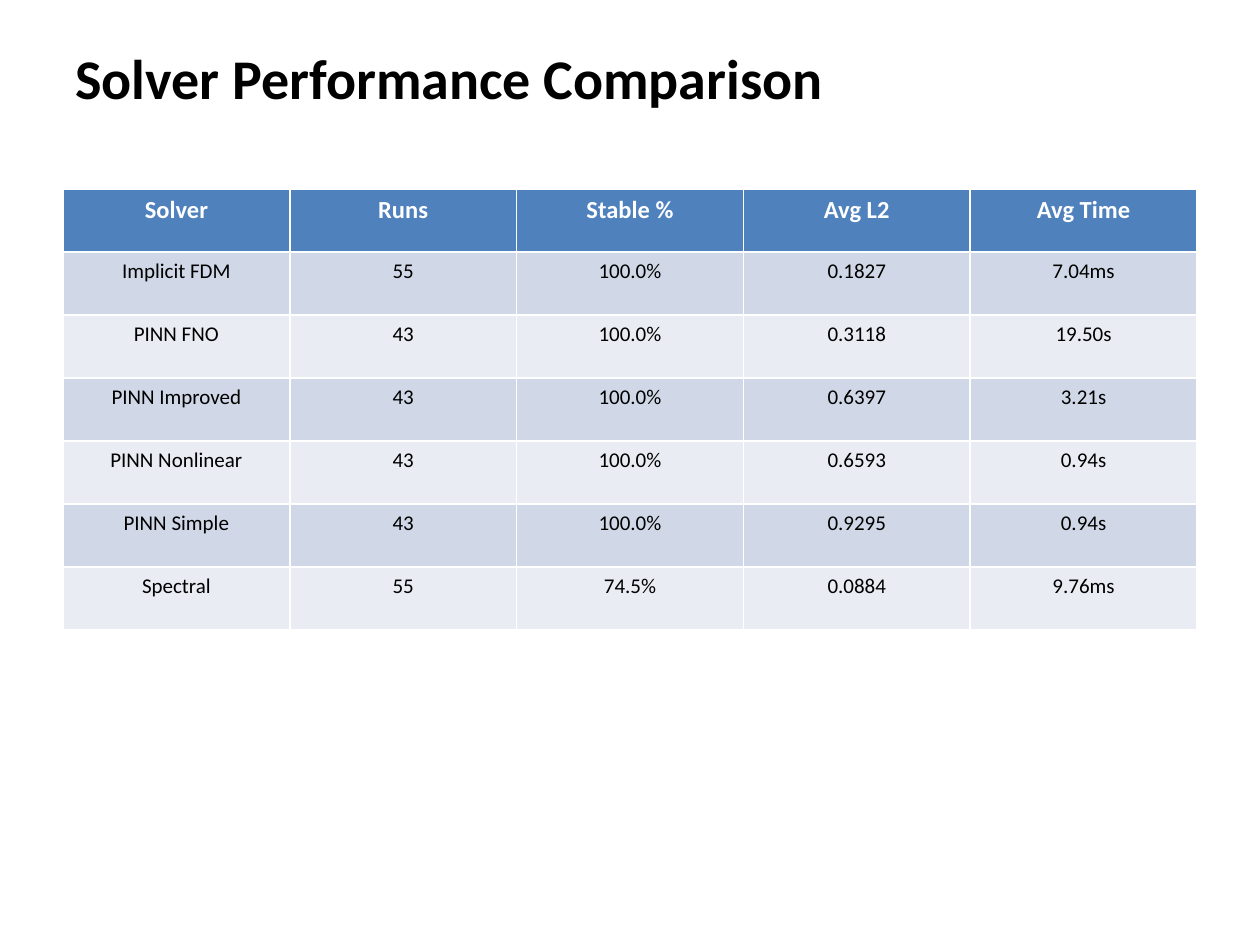
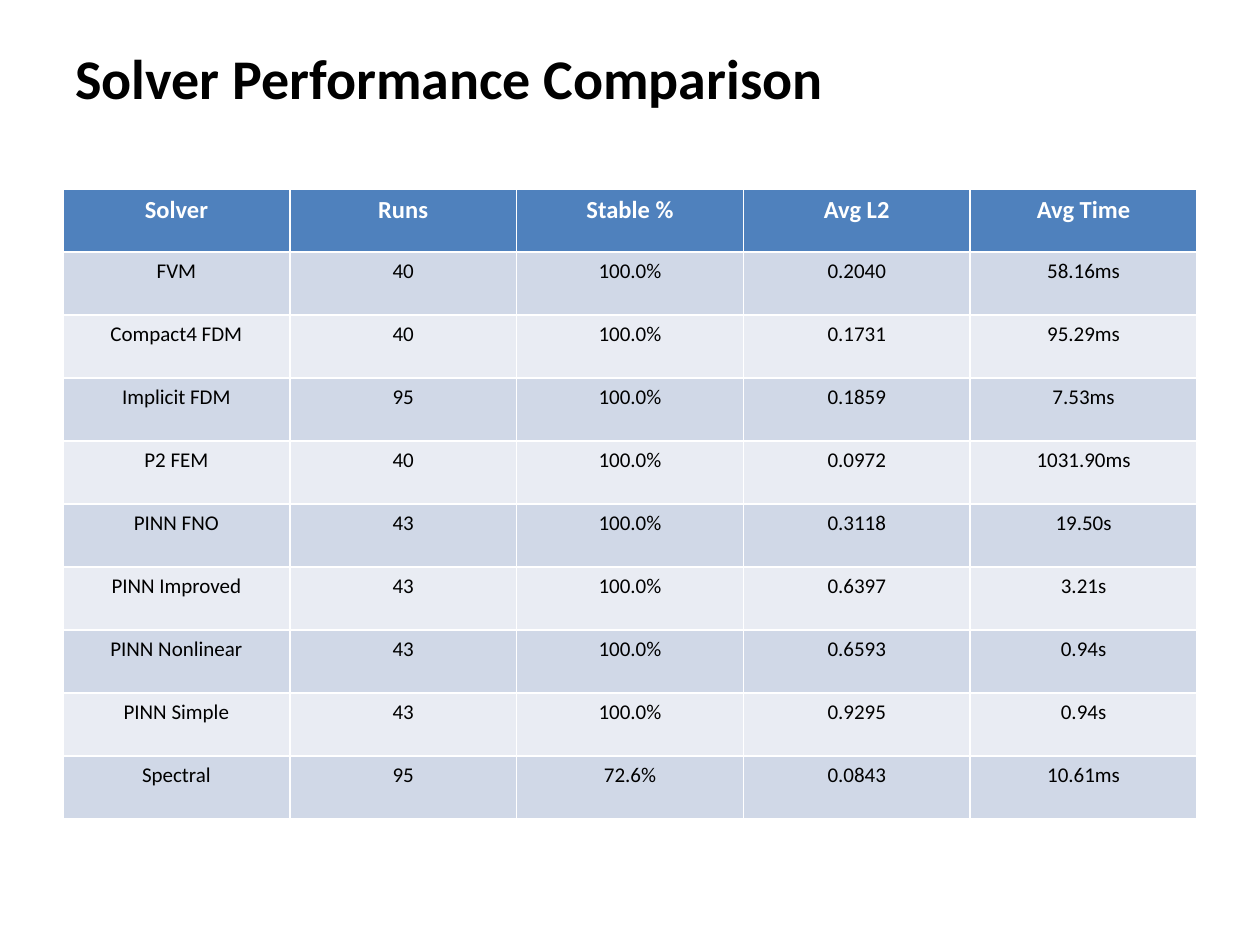
Before and after one commit to k-yoshimi/fusion-heat-transport-ai, a slide deck: slide 9 of docs/multiagent_presentation.pptx. Drawn at 1260x945 pixels with LibreOffice and Linux fonts; fonts in the diff are those of the drawing. Boxes give left, top, right and bottom in pixels: in the first picture for what was removed or moved away, otherwise in the second. Text is boxed around its words. In the diff, an @@ line names an element or a change of style, - is before the commit and + after.

```diff
--- a/docs/multiagent_presentation.pptx
+++ b/docs/multiagent_presentation.pptx
@@ table at [63,189,1197,819] @@
-row 2: Implicit FDM | 55 | 100.0% | 0.1827 | 7.04ms
+row 2: FVM | 40 | 100.0% | 0.2040 | 58.16ms
+row 3: Compact4 FDM | 40 | 100.0% | 0.1731 | 95.29ms
+row 4: Implicit FDM | 95 | 100.0% | 0.1859 | 7.53ms
+row 5: P2 FEM | 40 | 100.0% | 0.0972 | 1031.90ms
-row 7: Spectral | 55 | 74.5% | 0.0884 | 9.76ms
+row 10: Spectral | 95 | 72.6% | 0.0843 | 10.61ms
```
Also in this commit, not shown: 1 other slide changed, 2 slides added, 16 other files.
